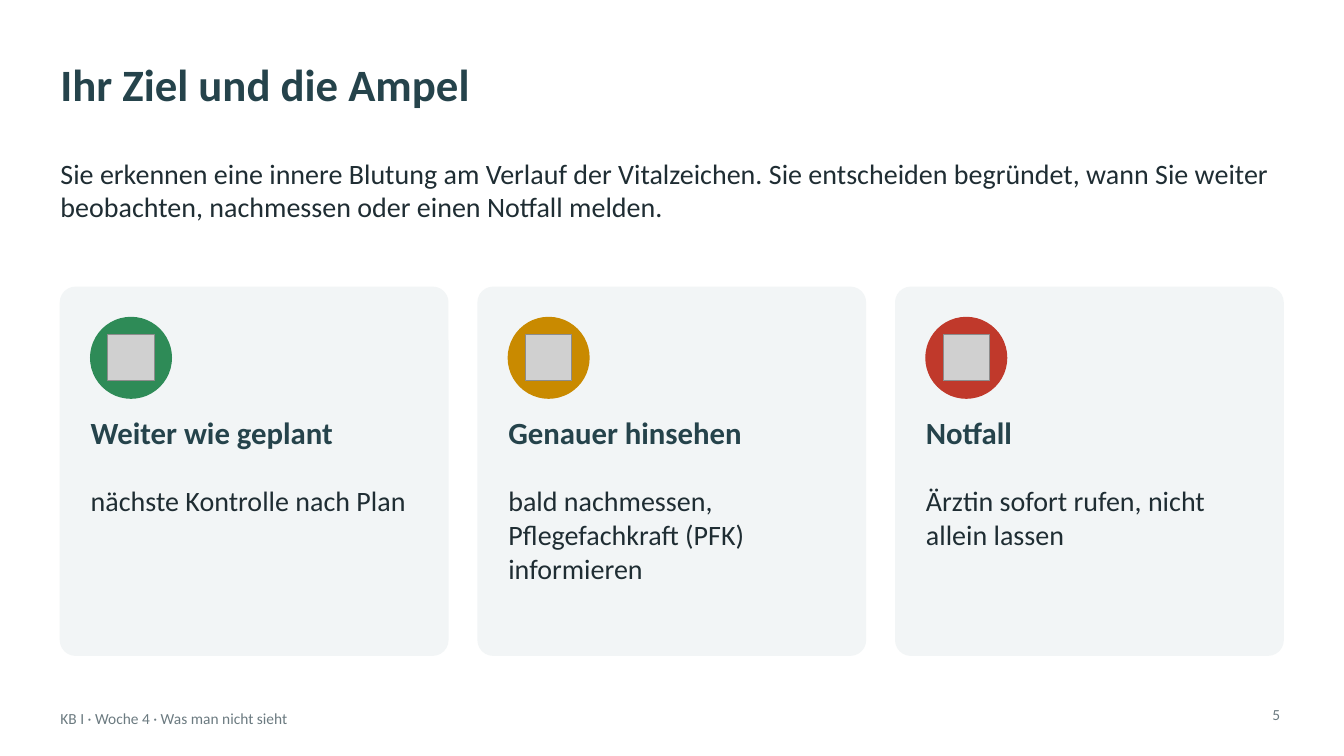
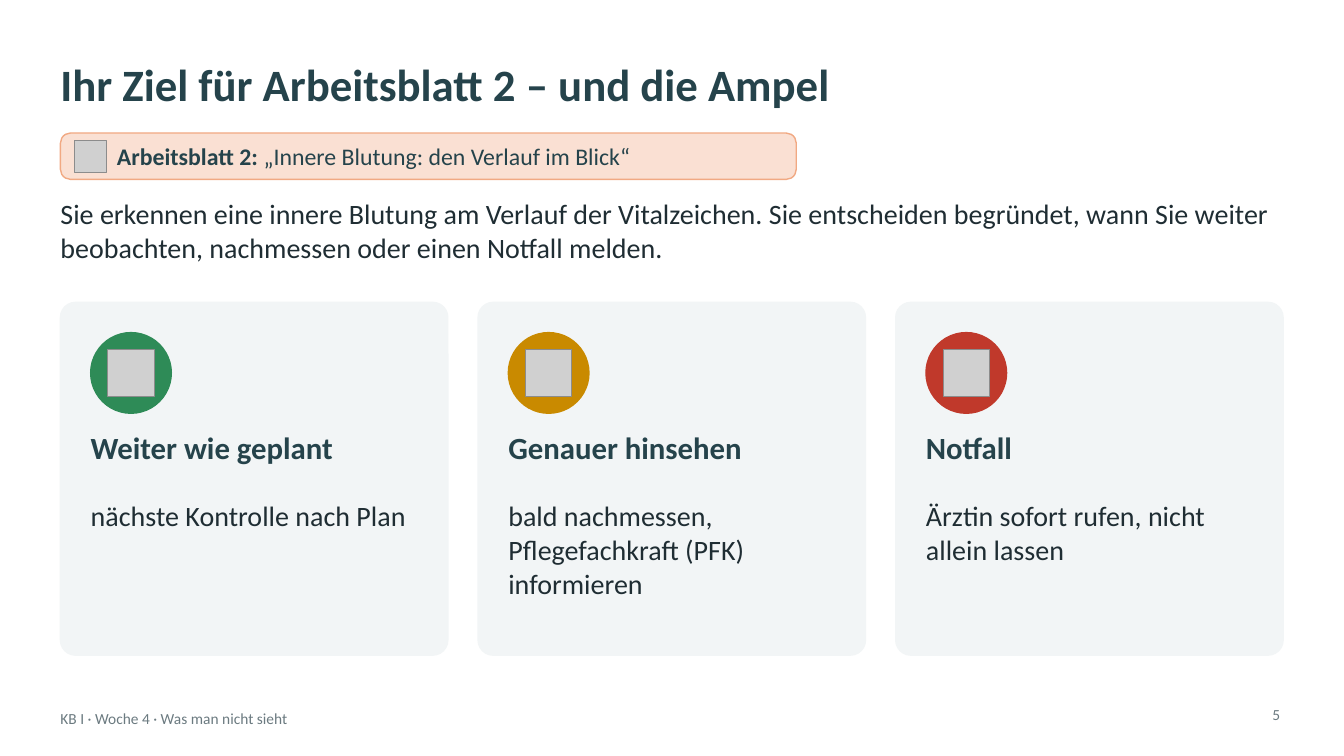
Before and after one commit to klawittersven-arch/3BFP2-kb1-notfall, a slide deck: slide 5 of arbeitsblatt/KB1_W4_Praesentation_2_Gelenkstelle_Innere_Blutung.pptx. Drawn at 1344x756 pixels with LibreOffice and Linux fonts; fonts in the diff are those of the drawing; grey boxes stand for pictures; background and template pictures are left out. Boxes give left, top, right and bottom in pixels: in the first picture for what was removed or moved away, otherwise in the second. Text is boxed around its words. In the diff, an @@ line names an element or a change of style, - is before the commit and + after.

```diff
--- a/arbeitsblatt/KB1_W4_Praesentation_2_Gelenkstelle_Innere_Blutung.pptx
+++ b/arbeitsblatt/KB1_W4_Praesentation_2_Gelenkstelle_Innere_Blutung.pptx
@@ title at [60, 69, 829, 108]: text changed @@
-Ihr Ziel und die Ampel
+Ihr Ziel für Arbeitsblatt 2 – und die Ampel
@@ rounded rectangle added at [60, 133, 797, 179], fill #F1A983 at 35% opacity, outline #F1A983 1 pt @@
@@ picture added at [75, 140, 107, 172] @@
@@ text added at [117, 148, 630, 169], 17 pt, text #25434B @@
+Arbeitsblatt 2: „Innere Blutung: den Verlauf im Blick“
@@ text "Sie erkennen eine innere Blutung ...": place and size @@
-text "Sie erkennen eine innere Blutung ..." at [60, 164, 1268, 221]
+text "Sie erkennen eine innere Blutung ..." at [60, 204, 1268, 262]
@@ rounded rectangle: place and size @@
-rounded rectangle at [60, 287, 448, 655]
+rounded rectangle at [60, 302, 448, 655]
@@ rounded rectangle: place and size @@
-rounded rectangle at [478, 287, 865, 655]
+rounded rectangle at [478, 302, 865, 655]
@@ proportions changed in 3 elements at [60, 302, 448, 655], [478, 302, 865, 655], [896, 302, 1284, 655] @@
@@ rounded rectangle: place and size @@
-rounded rectangle at [896, 287, 1284, 655]
+rounded rectangle at [896, 302, 1284, 655]
@@ 3 pictures, 3 texts, 3 ellipses: place and size @@
-3 pictures, 3 texts, 3 ellipses at [91, 318, 1012, 450]
+3 pictures, 3 texts, 3 ellipses at [91, 333, 1012, 465]
@@ text "nächste Kontrolle nach Plan": place and size @@
-text "nächste Kontrolle nach Plan" at [91, 491, 405, 511]
+text "nächste Kontrolle nach Plan" at [91, 506, 405, 526]
@@ text "bald nachmessen, Pflegefachkraft (PFK) informieren": place and size @@
-text "bald nachmessen, Pflegefachkraft (PFK) informieren" at [508, 491, 744, 579]
+text "bald nachmessen, Pflegefachkraft (PFK) informieren" at [508, 506, 744, 594]
@@ text "Ärztin sofort rufen, nicht allein ...": place and size @@
-text "Ärztin sofort rufen, nicht allein ..." at [926, 488, 1205, 545]
+text "Ärztin sofort rufen, nicht allein ..." at [926, 503, 1205, 560]
```
Also in this commit, not shown: 4 other slides changed, 3 other files.
